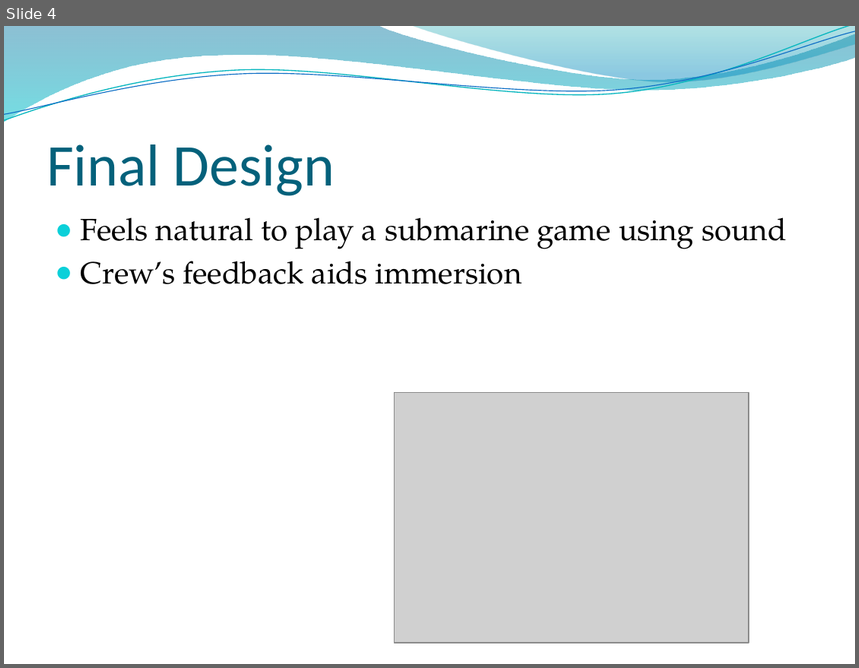
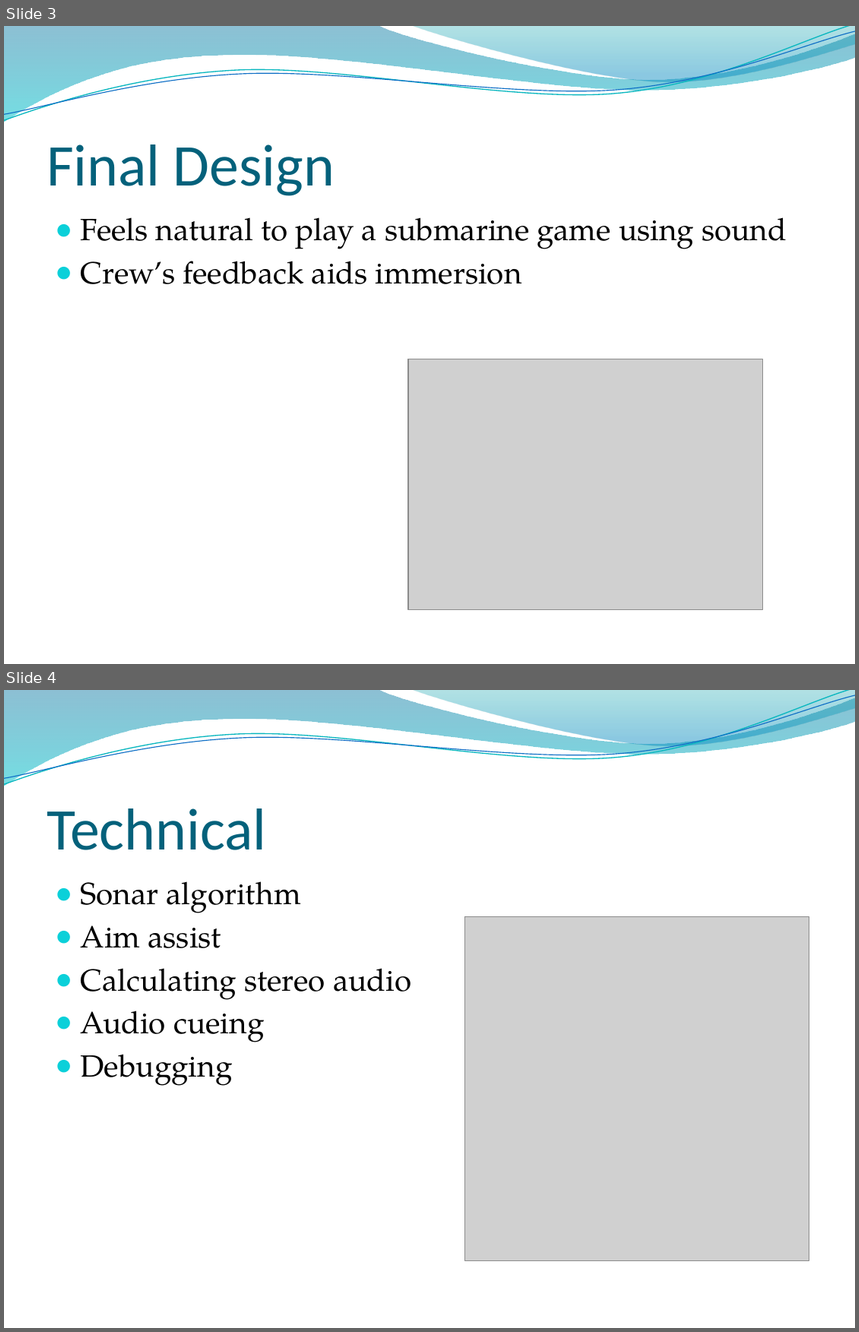
Before and after one commit to ProjPossibility/sub-commander, a slide deck: Sub Comander.pptx. Shown one above the other, each under a label of ours: slide 4 before the commit, slides 3 and 4 after it. The pictures are 859x668 and 859x1332 pixels, drawn with LibreOffice and Linux fonts; fonts in the diff are those of the drawing; grey boxes stand for pictures; background and template pictures are left out. Boxes give left, top, right and bottom in pixels: in the first picture for what was removed or moved away, otherwise in the second. Text is boxed around its words. In the diff, an @@ line names an element or a change of style, - is before the commit and + after.

```diff
--- a/Sub Comander.pptx
+++ b/Sub Comander.pptx
@@ slide 4 added at (x1=4, y1=690, x2=855, y2=1328), background picture (left out); not listed: 4 template elements that a slide beside it also shows @@
@@ title added at (x1=47, y1=809, x2=266, y2=850), 50 pt, text #04617B @@
+Technical
@@ text added at (x1=81, y1=882, x2=411, y2=1086), 26 pt, text #000000 @@
+● Sonar algorithm
+● Aim assist
+● Calculating stereo audio
+● Audio cueing
+● Debugging
@@ picture added at (x1=465, y1=917, x2=810, y2=1262) @@
@@ what was slide 4 is now slide 3 @@
@@ slide 3 changed as well @@
@@ picture moved from (x1=394, y1=393, x2=749, y2=643) to (x1=408, y1=360, x2=763, y2=610) @@
```
Also in this commit, not shown: 3 other slides changed, 1 other slide added, 2 slides removed.
